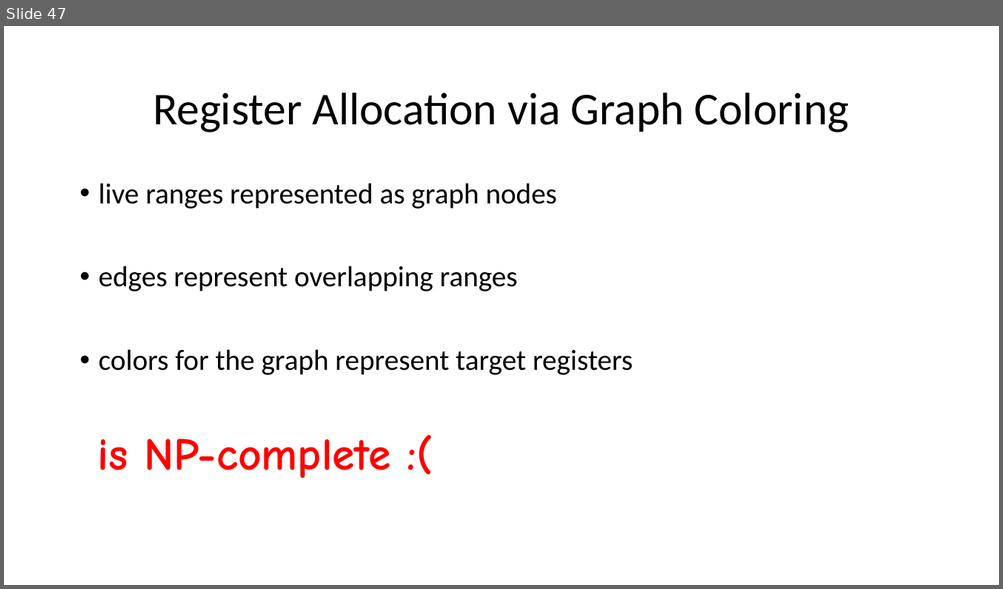
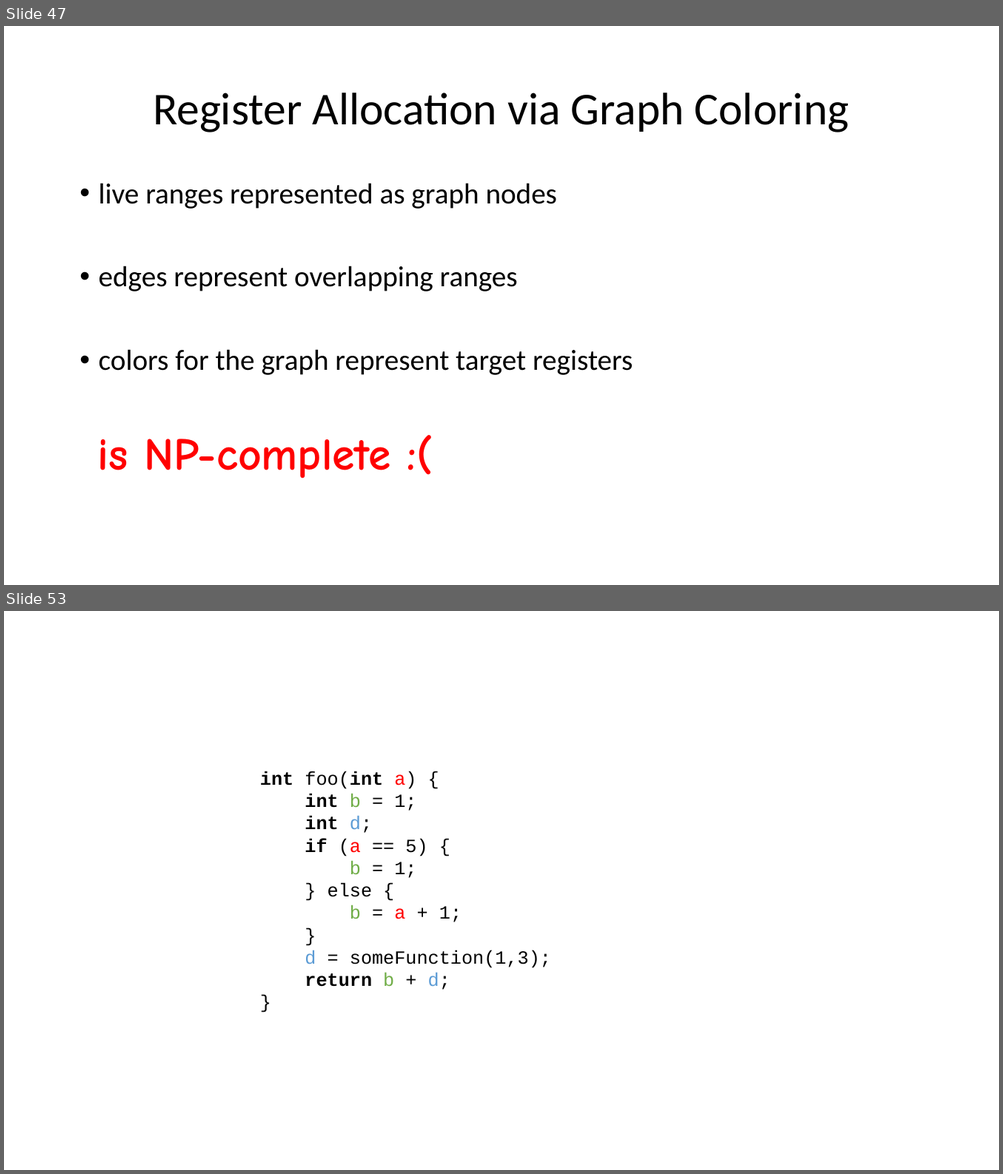
Before and after one commit to ganoliz/NI-GEN, a slide deck: media/NI-GEN-8.pptx. Shown one above the other, each under a label of ours: slide 47 before the commit, slides 47 and 53 after it; the slides between them are not shown. The pictures are 1003x589 and 1003x1174 pixels, drawn with LibreOffice and Linux fonts; fonts in the diff are those of the drawing. Boxes give left, top, right and bottom in pixels: in the first picture for what was removed or moved away, otherwise in the second. Text is boxed around its words. In the diff, an @@ line names an element or a change of style, - is before the commit and + after.

```diff
--- a/media/NI-GEN-8.pptx
+++ b/media/NI-GEN-8.pptx
@@ slide 53 added at (x1=4, y1=611, x2=999, y2=1170), background #FFFFFF @@
@@ text added at (x1=260, y1=771, x2=551, y2=990), 18 pt, text #000000 @@
+int foo(int a) {
+int b = 1;
+int d;
+if (a == 5) {
+b = 1;
+} else {
+b = a + 1;
+}
+d = someFunction(1,3);
+return b + d;
+}
```
Also in this commit, not shown: 28 slides changed, 16 other slides added, 8 other files.
